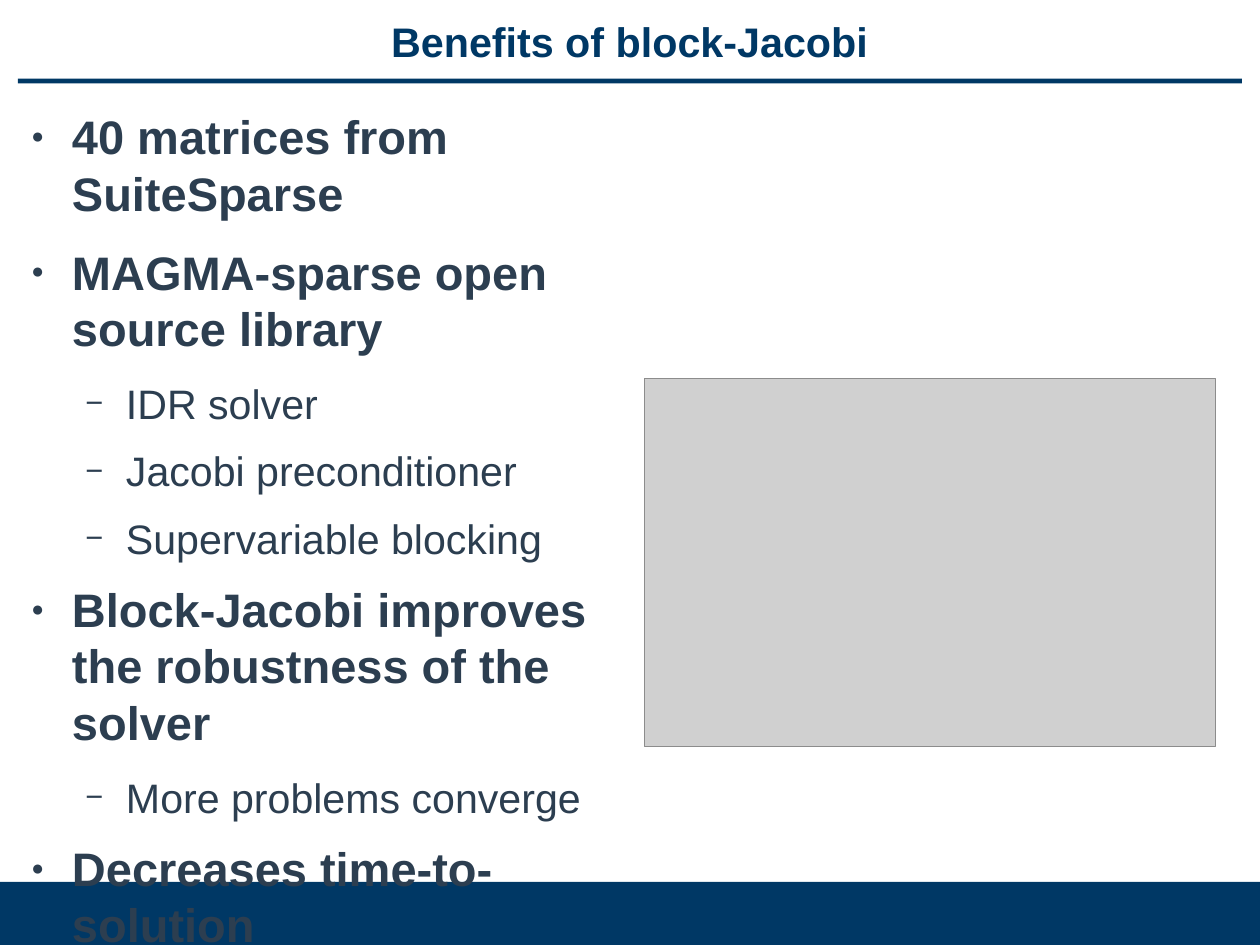
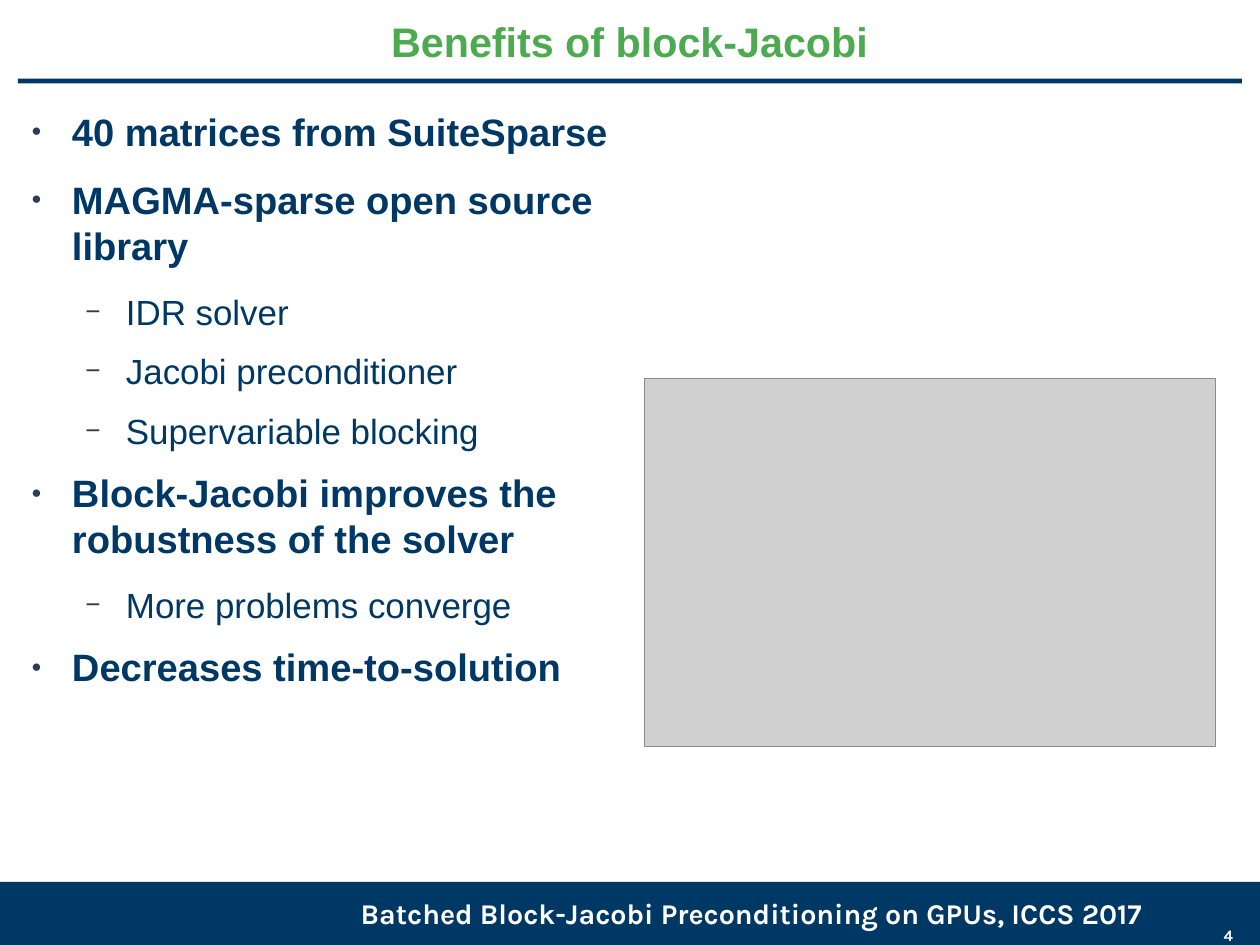
Before and after one commit to gflegar/talks, a slide deck: slide 4 of iccs_2017/slides.odp (slide 5 before the commit). Drawn at 1260x945 pixels with LibreOffice and Linux fonts; fonts in the diff are those of the drawing; grey boxes stand for pictures; background and template pictures are left out. Boxes give left, top, right and bottom in pixels: in the first picture for what was removed or moved away, otherwise in the second. Text is boxed around its words. In the diff, an @@ line names an element or a change of style, - is before the commit and + after.

```diff
--- a/iccs_2017/slides.odp
+++ b/iccs_2017/slides.odp
@@ title "Benefits of block-Jacobi" at (391, 27, 868, 58): text colour #003865 to #4DAA50 @@
@@ text "40 matrices from SuiteSparse" at (72, 118, 607, 682): size 29.6 to 24 pt in "40 matrices from SuiteSparse", "MAGMA-sparse open source library", "Block-Jacobi improves the robustness of the solver", "Decreases time-to-solution"; text colour #2C3E50 to #003865; size 25.9 to 22 pt in "IDR solver", "Jacobi preconditioner", "Supervariable blocking", "More problems converge" @@
@@ text added at (361, 903, 1142, 931), 18 pt, text #FFFFFF, bold @@
+Batched Block-Jacobi Preconditioning on GPUs, ICCS 2017
@@ page number added at (1224, 930, 1233, 941), 10 pt, text #FFFFFF, bold @@
+4
```
Also in this commit, not shown: 10 other slides changed, 6 slides added, 3 slides removed.
